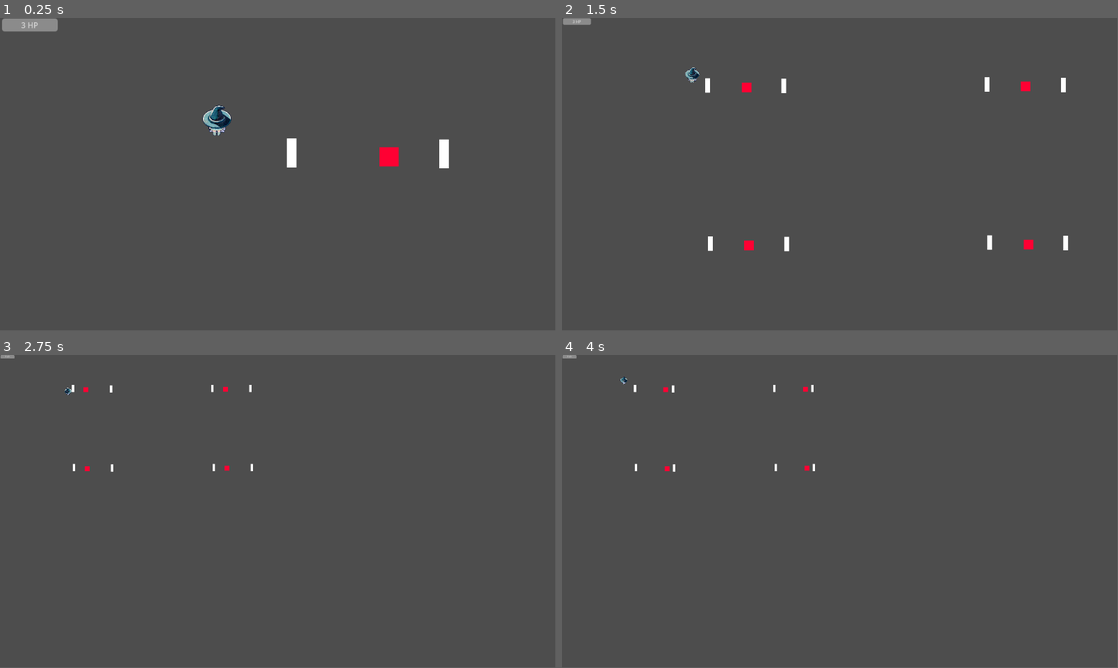
Above: before the commit, frames 1-4 (two rows, left to right).
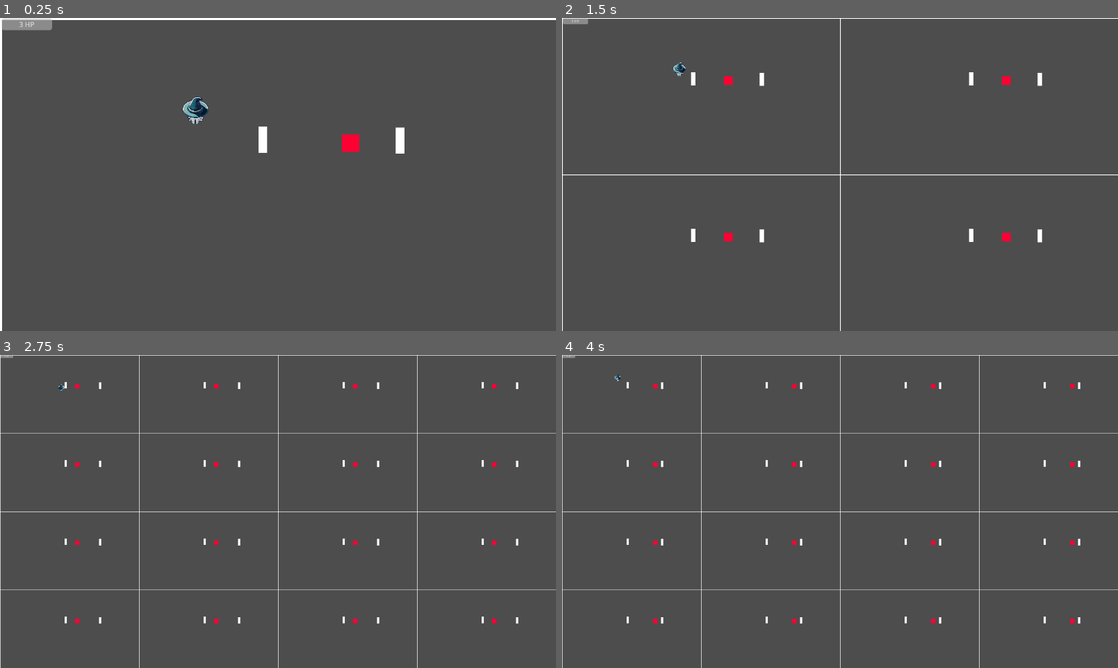
Above: after the commit, the same moments.

Repository: Profedejocs/Game-Off-Jam-2023
Game: Godot game, scene res://Game.tscn
Two runs of this game, one before a commit and one after it. Both use one fixed random seed, a clock stepped at 60 frames per second and the inputs below.
Inputs (mouse positions are in pixels of both pictures, inside the frame that each line leads up to):
- Up to frame 1 (0.25 s): no input
- Up to frame 2 (1.5 s): move the mouse to (962, 158) at 0.52 s; hold D (right) 0.53-1.28 s; hold Q (zoom_out) 0.53-1.28 s; move the mouse to (728, 190) at 1.27 s; hold S (down) from 1.28 s (still down); click (728, 190) at 1.35 s
- Up to frame 3 (2.75 s): tap Q (zoom_out) at 1.55, 2.3 s; move the mouse to (333, 442) at 2.02 s; release S (down) at 2.03 s; hold D (right) from 2.03 s (still down); hold E (zoom_in) from 2.03 s (still down)
- Up to frame 4 (4 s): move the mouse to (812, 574) at 2.77 s; release D (right) at 2.78 s; release E (zoom_in) at 2.78 s; hold W (up) 2.78-3.53 s; tap Q (zoom_out) at 2.85 s; move the mouse to (1006, 558) at 3.52 s; hold A (left) from 3.53 s (still down); hold Q (zoom_out) from 3.53 s (still down)
In our replay, the window is 799x449 before the commit and 800x450 after it. These sizes can differ from the game's own. Grey fills any space a smaller window leaves; there, only what the larger window draws over its background counts as a difference.

The runs differ from the first frame. In frame 1, 2.7% of the frame differs, in the area x 0-100%, y 0-100%; in frame 2, 1.9%; in frame 3, 2.1%; in frame 4, 2.1%.

Commit message:
Multiple worlds

Diff:
--- a/Godot-1/Game.gd
+++ b/Godot-1/Game.gd
@@ -1,12 +1,7 @@
 extends Node2D
-
-func on_zoom_out():
-	$Worlds.position = $Worlds.position/2
-	pass
 
 func _input(event):
 	if event.is_action_pressed("zoom_out"):
-		#on_zoom_out()
 		$Camera2D.zoom.x = max($Camera2D.zoom.x/2, 0.25)
 		$Camera2D.zoom.y = max($Camera2D.zoom.y/2, 0.25)
 	if event.is_action_pressed("zoom_in"):
--- a/Godot-1/Game.tscn
+++ b/Godot-1/Game.tscn
@@ -7,18 +7,56 @@
 [node name="Game" type="Node2D"]
 script = ExtResource("1_8i711")
 
-[node name="Worlds" type="Node2D" parent="."]
+[node name="TopWorlds" type="Node2D" parent="."]
 
-[node name="Wrld0" parent="Worlds" instance=ExtResource("2_q85al")]
+[node name="Wrld0" parent="TopWorlds" instance=ExtResource("2_q85al")]
 
-[node name="Wrld1" parent="Worlds" instance=ExtResource("2_q85al")]
-position = Vector2(1159, -3)
+[node name="Wrld1" parent="TopWorlds" instance=ExtResource("2_q85al")]
+position = Vector2(1280, 0)
 
-[node name="Wrld2" parent="Worlds" instance=ExtResource("2_q85al")]
-position = Vector2(11, 656)
+[node name="Wrld2" parent="TopWorlds" instance=ExtResource("2_q85al")]
+position = Vector2(0, 720)
 
-[node name="Wrld3" parent="Worlds" instance=ExtResource("2_q85al")]
-position = Vector2(1170, 653)
+[node name="Wrld3" parent="TopWorlds" instance=ExtResource("2_q85al")]
+position = Vector2(1280, 720)
+
+[node name="Wrld4" parent="TopWorlds" instance=ExtResource("2_q85al")]
+position = Vector2(2560, 720)
+
+[node name="Wrld5" parent="TopWorlds" instance=ExtResource("2_q85al")]
+position = Vector2(2560, 0)
+
+[node name="Wrld6" parent="TopWorlds" instance=ExtResource("2_q85al")]
+position = Vector2(3840, 0)
+
+[node name="Wrld7" parent="TopWorlds" instance=ExtResource("2_q85al")]
+position = Vector2(3840, 720)
+
+[node name="BottomWorlds" type="Node2D" parent="."]
+position = Vector2(0, 1440)
+
+[node name="Wrld0" parent="BottomWorlds" instance=ExtResource("2_q85al")]
+
+[node name="Wrld1" parent="BottomWorlds" instance=ExtResource("2_q85al")]
+position = Vector2(1280, 0)
+
+[node name="Wrld2" parent="BottomWorlds" instance=ExtResource("2_q85al")]
+position = Vector2(0, 720)
+
+[node name="Wrld3" parent="BottomWorlds" instance=ExtResource("2_q85al")]
+position = Vector2(1280, 720)
+
+[node name="Wrld4" parent="BottomWorlds" instance=ExtResource("2_q85al")]
+position = Vector2(2560, 720)
+
+[node name="Wrld5" parent="BottomWorlds" instance=ExtResource("2_q85al")]
+position = Vector2(2560, 0)
+
+[node name="Wrld6" parent="BottomWorlds" instance=ExtResource("2_q85al")]
+position = Vector2(3840, 0)
+
+[node name="Wrld7" parent="BottomWorlds" instance=ExtResource("2_q85al")]
+position = Vector2(3840, 720)
 
 [node name="Player" parent="." instance=ExtResource("3_7yxed")]
 position = Vector2(449, 216)
@@ -30,6 +68,7 @@
 offset_bottom = 40.0
 
 [node name="Label" type="Label" parent="Control"]
+layout_mode = 0
 offset_left = 4.0
 offset_top = 1.0
 offset_right = 120.0
@@ -39,6 +78,7 @@
 vertical_alignment = 1
 
 [node name="ProgressBar" type="ProgressBar" parent="Control"]
+layout_mode = 0
 offset_left = 4.0
 offset_top = 1.0
 offset_right = 120.0
--- a/Godot-1/project.godot
+++ b/Godot-1/project.godot
@@ -18,6 +18,11 @@
 [autoload]
 
 Global="*res://global.gd"
+
+[display]
+
+window/size/viewport_width=1280
+window/size/viewport_height=720
 
 [dotnet]
 
--- a/Godot-1/tile.tscn
+++ b/Godot-1/tile.tscn
@@ -47,3 +47,23 @@
 
 [node name="Enemy" parent="." instance=ExtResource("2_jmt40")]
 position = Vector2(771, 288)
+
+[node name="Node2D" type="Node2D" parent="."]
+
+[node name="WallLeft" type="ColorRect" parent="Node2D"]
+offset_right = 5.0
+offset_bottom = 720.0
+
+[node name="WallRight" type="ColorRect" parent="Node2D"]
+offset_left = 1280.0
+offset_right = 1285.0
+offset_bottom = 720.0
+
+[node name="WallUp" type="ColorRect" parent="Node2D"]
+offset_right = 1280.0
+offset_bottom = 5.0
+
+[node name="WallDown" type="ColorRect" parent="Node2D"]
+offset_top = 720.0
+offset_right = 1280.0
+offset_bottom = 725.0
